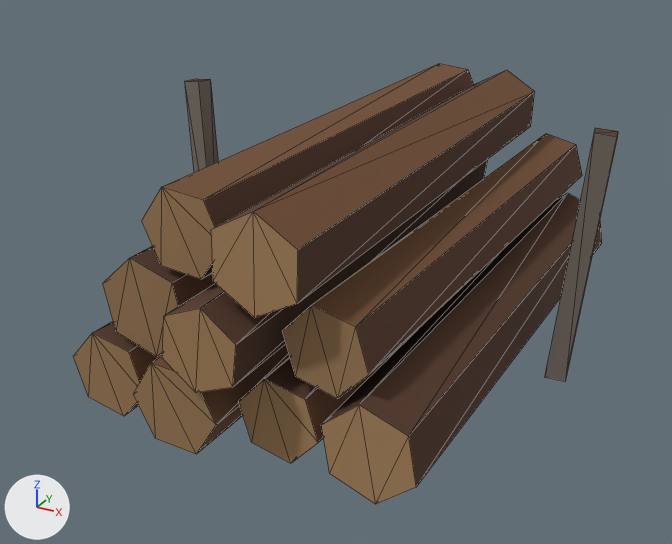
Two versions of the glTF model survival/public/models/log-pile.glb, one commit apart.
Rendered twice from a camera (50 mm lens) standing at (0.847, -1.712, 0.982) and looking at (-0.056, -0.07, 0.161). Lighting does not change. The marker at lower left points along +X, +Y and +Z. The picture after the commit comes second. Mesh edges are drawn as thin lines. Vertices at exactly the same position are counted once.

The first picture shows 'log-pile'.
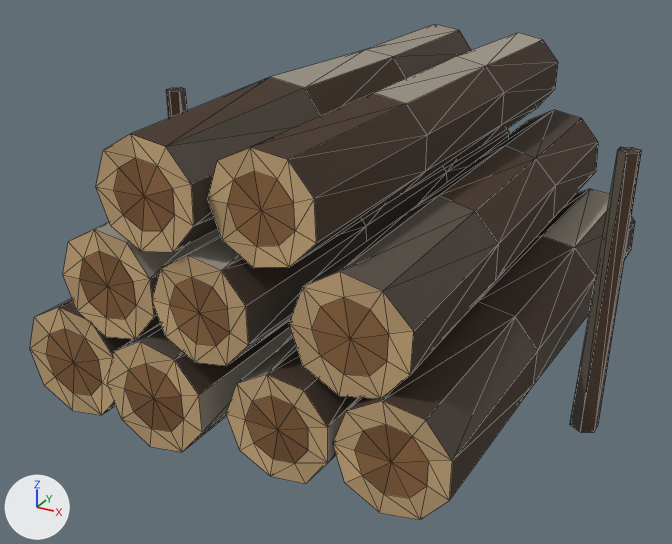
The change in detail:
me_log_pile is used by ob_log_pile; location (0.0, 0.0, 0.0).
me_log_pile had 124 vertices, 204 faces and spanned x -0.493..0.495, y -0.642..0.657, z 0.0..0.525.
me_log_pile now has 532 vertices, 1020 faces and spans x -0.539..0.539, y -0.622..0.602, z -0.101..0.607.
me_log_pile part 1: the loose piece of 12 vertices spanning x -0.361..-0.184, y -0.569..0.632, z 0.009..0.175 is rebuilt with 56 vertices and now spans x -0.457..-0.229, y -0.587..0.6, z -0.003..0.223.
me_log_pile part 2: the loose piece of 12 vertices spanning x -0.006..0.172, y -0.605..0.597, z 0.317..0.498 is rebuilt with 56 vertices and now spans x -0.005..0.206, y -0.588..0.601, z 0.395..0.597.
me_log_pile part 3: the loose piece of 12 vertices spanning x 0.183..0.363, y -0.565..0.635, z 0.0..0.184 is rebuilt with 56 vertices and now spans x 0.219..0.445, y -0.586..0.601, z -0.005..0.221.
me_log_pile part 4: the loose piece of 12 vertices spanning x 0.102..0.283, y -0.545..0.657, z 0.17..0.33 is rebuilt with 56 vertices and now spans x 0.117..0.35, y -0.571..0.602, z 0.193..0.413.
me_log_pile part 5: the loose piece of 12 vertices spanning x -0.184..0.009, y -0.605..0.596, z 0.011..0.174 is rebuilt with 56 vertices and now spans x -0.235..-0.004, y -0.616..0.601, z -0.004..0.225.
me_log_pile part 6: the loose piece of 12 vertices spanning x -0.276..-0.084, y -0.557..0.644, z 0.156..0.344 is rebuilt with 56 vertices and now spans x -0.333..-0.122, y -0.601..0.6, z 0.196..0.408.
me_log_pile part 7: the loose piece of 12 vertices spanning x -0.184..-0.007, y -0.548..0.653, z 0.33..0.485 is rebuilt with 56 vertices and now spans x -0.217..-0.002, y -0.622..0.601, z 0.39..0.607.
me_log_pile part 8: the loose piece of 12 vertices spanning x -0.004..0.173, y -0.551..0.651, z 0.013..0.172 is rebuilt with 56 vertices and now spans x 0.004..0.224, y -0.595..0.601, z 0.001..0.217.
me_log_pile part 9: the loose piece of 12 vertices spanning x -0.095..0.076, y -0.642..0.56, z 0.169..0.331 is rebuilt with 56 vertices and now spans x -0.116..0.093, y -0.611..0.601, z 0.203..0.402.
me_log_pile part 10: a new loose piece of 14 vertices spanning x -0.539..-0.474, y -0.03..0.03, z -0.101..0.501, in mat_log_pile.
me_log_pile part 11: a new loose piece of 14 vertices spanning x 0.474..0.539, y -0.03..0.03, z -0.101..0.501, in mat_log_pile.
me_log_pile part 12: the loose piece of 8 vertices spanning x -0.493..-0.407, y -0.023..0.043, z 0.0..0.525 is deleted.
Part 13, on me_log_pile:
8 vertices are removed from x 0.405..0.495, y -0.025..0.045, z 0.0..0.525.
12 faces are deleted.

What differs and where, as boxes (x1, y1, x2, y2) in the pictures (672 x 544 px):
'log-pile', reshaped (12% wider, 12% taller)
    before: (73, 63, 618, 504)
    after: (30, 24, 642, 520)
part 1 of me_log_pile, rebuilt
    before: (73, 321, 162, 416)
    after: (30, 299, 133, 415)
part 2 of me_log_pile, rebuilt (8% wider)
    before: (211, 70, 535, 318)
    after: (208, 33, 558, 268)
part 3 of me_log_pile, rebuilt (7% wider, 6% taller)
    before: (321, 193, 602, 504)
    after: (333, 189, 635, 520)
part 4 of me_log_pile, rebuilt (9% taller)
    before: (283, 133, 582, 398)
    after: (289, 110, 598, 398)
part 5 of me_log_pile, rebuilt
    before: (134, 344, 290, 454)
    after: (107, 321, 293, 452)
part 6 of me_log_pile, rebuilt
    before: (103, 246, 215, 357)
    after: (63, 223, 220, 339)
part 7 of me_log_pile, rebuilt (13% wider)
    before: (142, 63, 474, 279)
    after: (96, 24, 471, 252)
part 8 of me_log_pile, rebuilt
    before: (238, 329, 418, 463)
    after: (226, 337, 360, 484)
part 9 of me_log_pile, rebuilt (9% wider)
    before: (162, 159, 488, 393)
    after: (152, 129, 509, 366)
part 10 of me_log_pile, added
    after: (166, 87, 188, 118)
part 11 of me_log_pile, added
    after: (570, 147, 642, 432)
part 12 of me_log_pile, deleted
    before: (185, 79, 218, 172)
part 13 of me_log_pile, deleted
    before: (545, 128, 618, 382)
